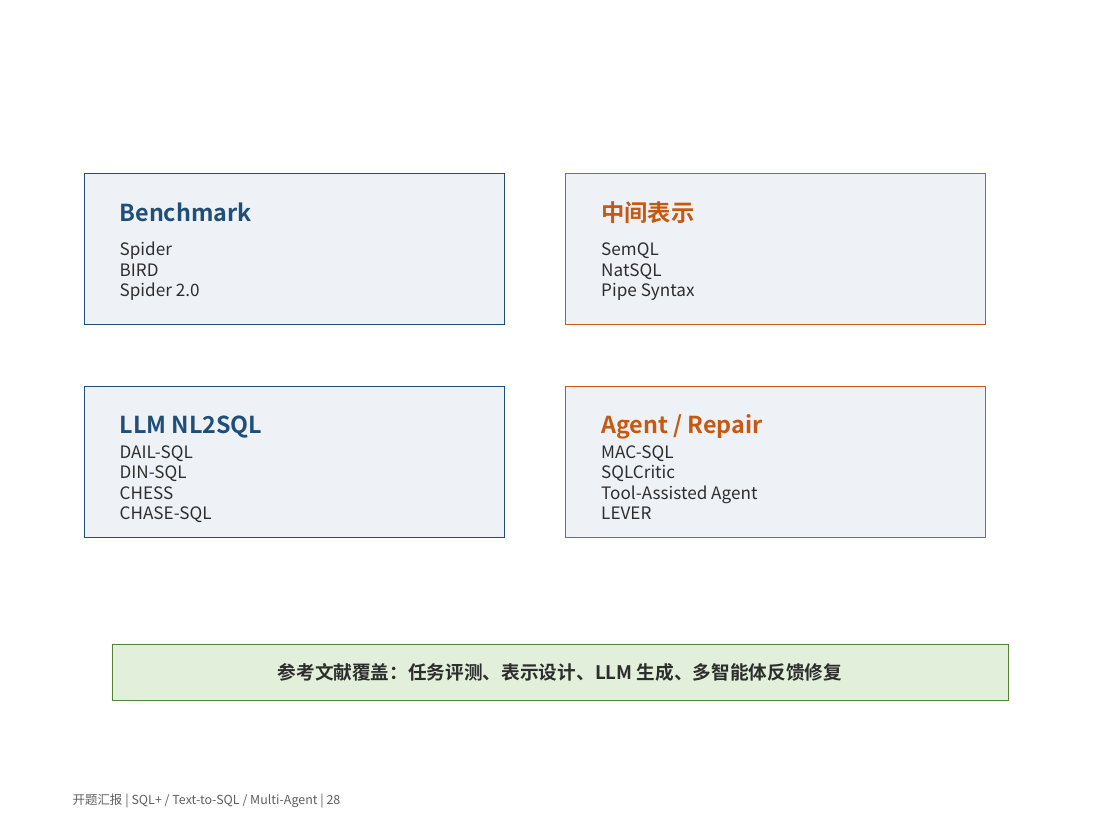
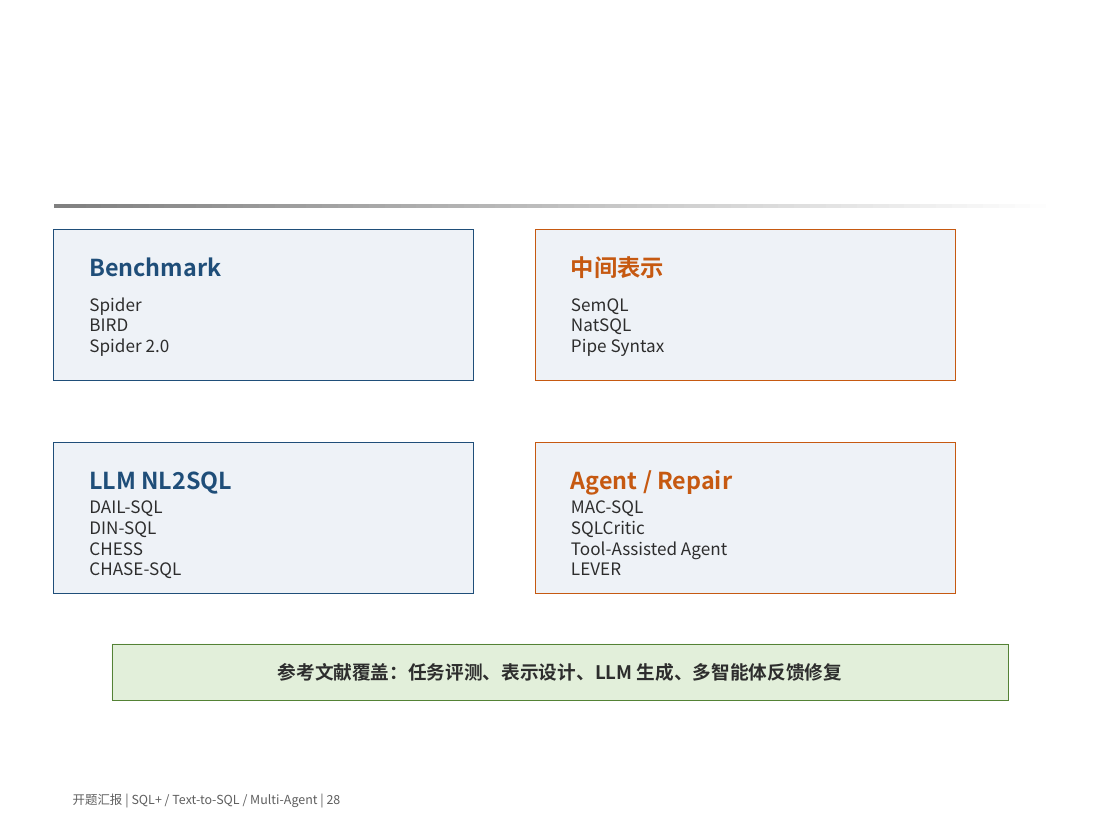
Before and after one commit to 3444374/nl2sql, a slide deck: slide 28 of docs/opening/opening_ppt_template_version_v3.pptx. Drawn at 1120x840 pixels with LibreOffice and Linux fonts; fonts in the diff are those of the drawing; background and template pictures are left out. Boxes give left, top, right and bottom in pixels: in the first picture for what was removed or moved away, otherwise in the second. Text is boxed around its words. In the diff, an @@ line names an element or a change of style, - is before the commit and + after.

```diff
--- a/docs/opening/opening_ppt_template_version_v3.pptx
+++ b/docs/opening/opening_ppt_template_version_v3.pptx
@@ rectangle removed at (43, 121, 1079, 773) @@
@@ rectangle added at (54, 204, 1062, 207), fill gradient #808080 to #FFFFFF @@
@@ 8 texts, 4 rectangles: place and size @@
-8 texts, 4 rectangles at (84, 174, 986, 538)
+8 texts, 4 rectangles at (54, 230, 955, 594)
```
Also in this commit, not shown: 5 other slides changed, 7 other files.
